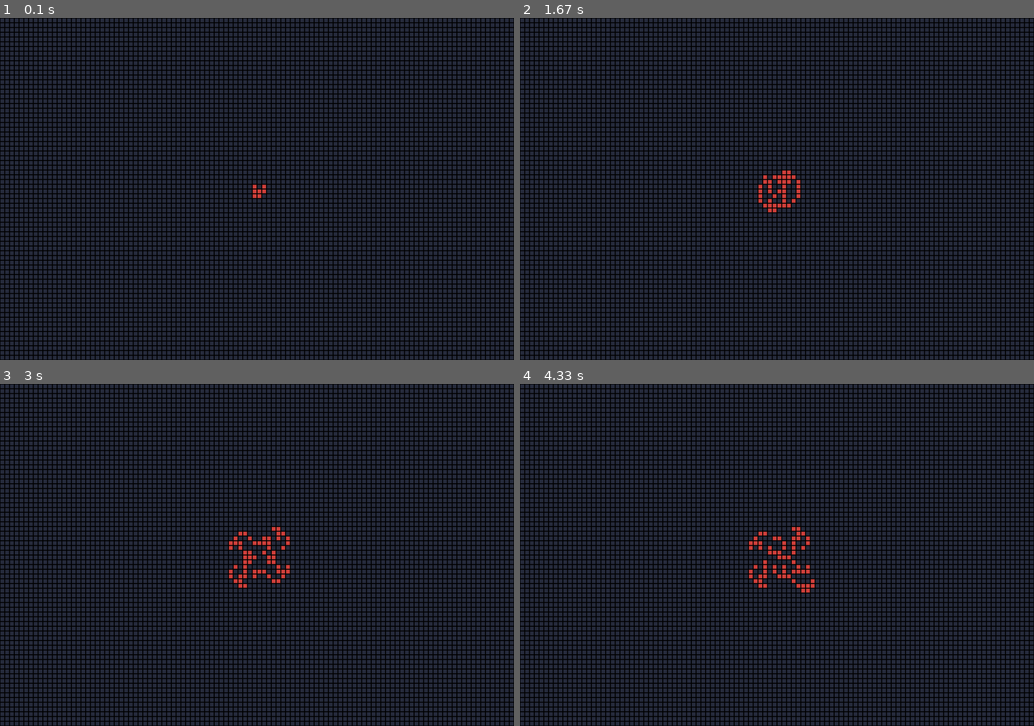
Above: before the commit, frames 1-4 (two rows, left to right).
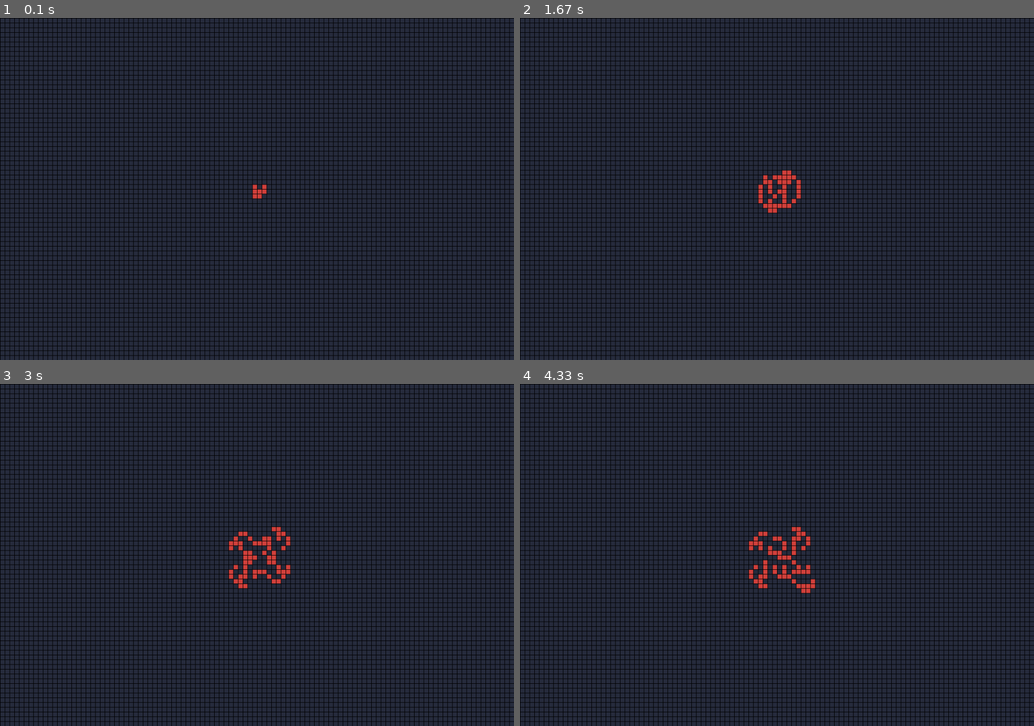
Above: after the commit, the same moments.

Repository: ste-t/pygame-langtons-ant
Game: pygame game, started from main.py
The game is run twice, just before and just after one commit, with the same random seed, the same clock (stepped at 60 frames per second) and the same inputs.
Inputs:
- Up to frame 1 (0.1 s): no input
- Up to frame 2 (1.67 s): no input
- Up to frame 3 (3 s): no input
- Up to frame 4 (4.33 s): no input

The runs differ from the first frame. In frame 1, 20% of the frame differs, in the area x 0-100%, y 0-100%; in frame 2, 20%; in frame 3, 20%; in frame 4, 20%.

Commit message:
fix `draw_grid` function and other minor changes

Diff:
--- a/main.py
+++ b/main.py
@@ -1,12 +1,14 @@
 import sys
 import numpy as np
 import pygame
+import pygame.gfxdraw
+
 
 pygame.init()
 pygame.display.init()
 screen_size = 1080, 720
 screen = pygame.display.set_mode(screen_size)
-fps = 30
+fps = 240
 clock = pygame.time.Clock()
 
 black = 0
@@ -17,8 +19,7 @@
 
 rows, cols = int(screen_size[1] / square_size), int(screen_size[0] / square_size)
 
-
-grid = np.zeros((rows, cols))
+grid = np.zeros((rows, cols), dtype=np.uint8)
 print(f"\n{grid}\n")
 print(
     f"Screen size: {screen_size[0]}x{screen_size[1]}\n"
@@ -38,23 +39,21 @@
 
     def turn_right(self):
         self.direction += 1
-        if self.direction > self.ANT_LEFT:
-            self.direction = self.ANT_UP
+        self.direction %= 4
 
     def turn_left(self):
         self.direction -= 1
-        if self.direction < self.ANT_UP:
-            self.direction = self.ANT_LEFT
+        self.direction %= 4
 
     def on_zero(self):
         # print("Checking square color")
         # print(not grid[self.position[1]][self.position[0]])
-        return not grid[self.position[1]][self.position[0]]
+        return not grid[self.position[1], self.position[0]]
 
     def switch_color(self):
         # print("Switching color")
-        grid[self.position[1]][self.position[0]] = 1 \
-            if not grid[self.position[1]][self.position[0]] else 0
+        grid[self.position[1], self.position[0]] = 1 \
+            if not grid[self.position[1], self.position[0]] else 0
 
     def move(self):
         if self.direction == self.ANT_UP:
@@ -92,7 +91,7 @@
 # TODO: fix this function instead of using the other slooooow one
 """
 def display(surface):
-    display_surf = pygame.Surface((rows, cols))
+    display_surf = pygame.Surface(grid.shape)
     display_grid = (grid*color_b) + (1-grid)*color_a
     pygame.surfarray.blit_array(display_surf, display_grid)
     scaled_surf = pygame.transform.scale(display_surf, surface.get_size())
@@ -105,7 +104,7 @@
     x, y = 0, 0
     for row in grid:
         for col in row:
-            pygame.draw.rect(surface, color_a if not col else color_b, (x, y, square_size, square_size))
+            pygame.draw.rect(surface, color_b if col else color_a, (x, y, square_size, square_size))
             x = x + square_size
         y = y + square_size
         x = 0
@@ -113,12 +112,14 @@
 
 def draw_grid():
     for x in range(0, screen_size[0], square_size):
-        for y in range(0, screen_size[1], square_size):
-            rect = pygame.Rect(x, y, square_size, square_size)
-            pygame.draw.rect(screen, black, rect, 1)
+        pygame.gfxdraw.vline(screen, x, 0, screen_size[1], (0, 0, 0))
+    for y in range(0, screen_size[1], square_size):
+        pygame.gfxdraw.hline(screen, 0, screen_size[0], y, (0, 0, 0))
 
 
 ant = Ant((cols / 2, rows / 2), 1)
+
+
 # ant1 = Ant((cols / 2.5, rows / 2), 2)
 # ant2 = Ant((cols / 1.8, rows / 2), 3)
 # ant3 = Ant((cols / 3, rows / 2), 4)
@@ -128,7 +129,7 @@
     steps = 0
 
     while True:
-        clock.tick(240)
+        clock.tick(fps)
 
         # Exit on ESCAPE key press or if the user presses the X button on the window
         for event in pygame.event.get():
@@ -145,7 +146,7 @@
         display(screen)
         draw_grid()
         pygame.display.flip()
-
+        pygame.display.set_caption(f"LANGTON'S ANTS ({clock.get_fps()}/{fps})")
         steps += 1
         """
         if steps >= 100:
@@ -153,5 +154,6 @@
             sys.exit()
         """
 
+
 if __name__ == "__main__":
     main()
